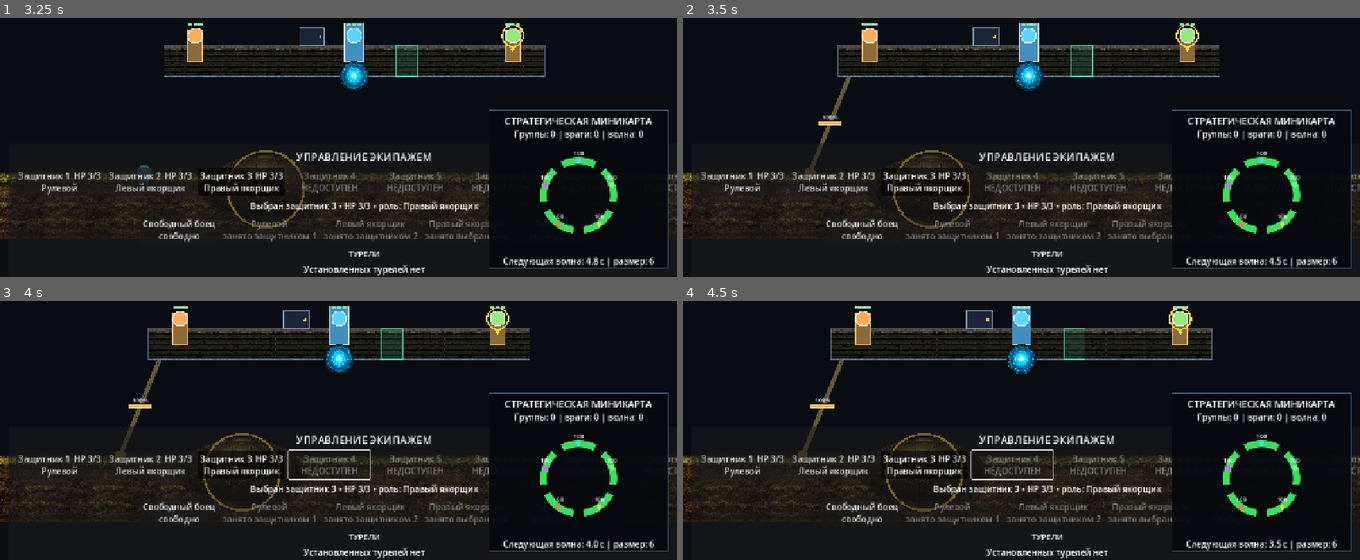
Above: before the commit, frames 1-4 (two rows, left to right).
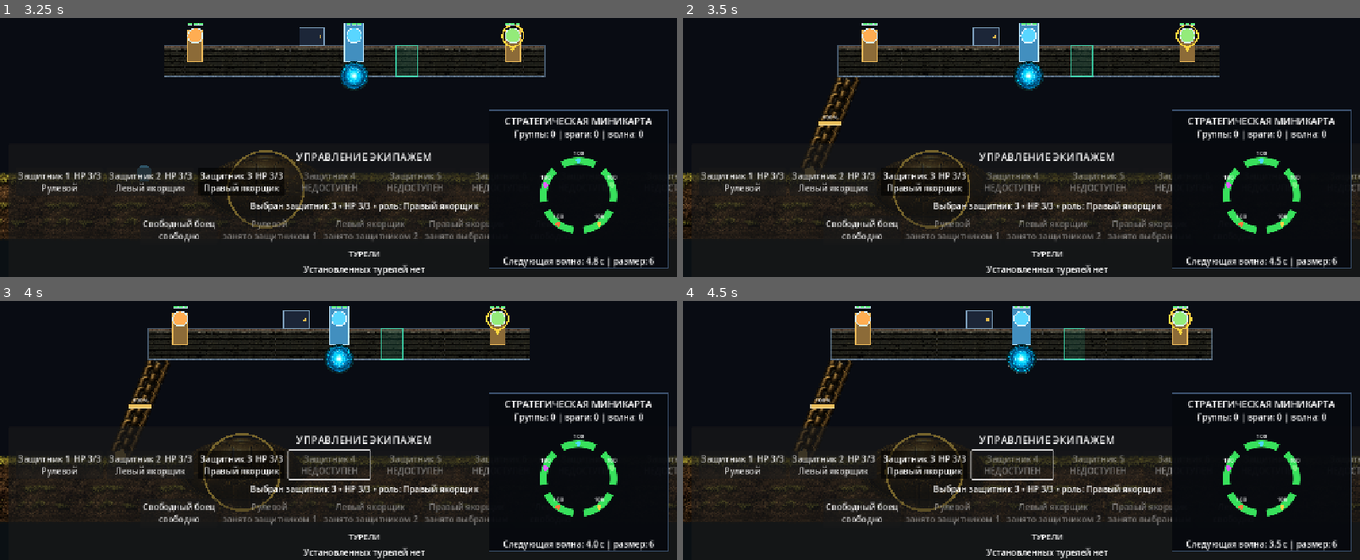
Above: after the commit, the same moments.

Repository: bageus/GloryProtect
Game: Godot game, scene res://scenes/game/game_root_with_flyers.tscn
The game is run twice, just before and just after one commit, with the same random seed, the same clock (stepped at 60 frames per second) and the same inputs.
Inputs (mouse positions are in pixels of both pictures, inside the frame that each line leads up to):
- Up to frame 1 (3.25 s): click "Защитник 1 HP 3/3 Рулевой" at 0.5 s; click "Защитник 2 HP 3/3 Левый якорщ…" at 1.25 s; tap Enter (ui_accept) at 2, 2.27 s; move the mouse to (487, 67) at 2.02 s; hold Right (ui_right) 2.03-2.75 s; tap 1 at 2.1 s; click (487, 67) at 2.17 s; drag from (203, 106) to (304, 163) at 2.77 s
- Up to frame 2 (3.5 s): no input
- Up to frame 3 (4 s): move the mouse to (outside the picture) at 3.52 s; hold Right (ui_right) from 3.53 s (still down); tap 3 at 3.6 s
- Up to frame 4 (4.5 s): release Right (ui_right) at 4.25 s; drag from (987, 446) to (818, 311) at 4.27 s

Frame 1 is identical in both runs. In frame 2, 0.5% of the frame differs, in the area x 17-26%, y 22-58%; in frame 3, 0.5%, in the area x 16-25%, y 22-58%; in frame 4, 0.5%.

Commit message:
Crop transparent padding from chain tile in game

Diff:
--- a/scripts/anchors/anchor_visual_controller.gd
+++ b/scripts/anchors/anchor_visual_controller.gd
@@ -8,6 +8,7 @@
 const CHAIN_LINK_SPACING: float = 23.0
 const CHAIN_BACKING_WIDTH: float = 7.0
 const CHAIN_BRIGHTEN_AMOUNT: float = 0.18
+const CHAIN_ALPHA_CROP_THRESHOLD: float = 0.08
 
 var _store: AnchorRuntimeStore
 var _geometry: AnchorGeometry
@@ -15,6 +16,14 @@
 var _is_operator_available: Callable
 var _is_simulation_active: Callable
 var _warning_elapsed: float = 0.0
+var _chain_source_rect: Rect2
+
+
+func _ready() -> void:
+	_chain_source_rect = _get_alpha_bounds(
+		CHAIN_TEXTURE,
+		CHAIN_ALPHA_CROP_THRESHOLD
+	)
 
 
 func configure(
@@ -152,7 +161,12 @@
 			+ direction * (step * (float(index) + 0.5))
 		)
 		draw_set_transform(link_position, rotation, Vector2.ONE)
-		draw_texture_rect(CHAIN_TEXTURE, link_rect, false, visible_tint)
+		draw_texture_rect_region(
+			CHAIN_TEXTURE,
+			link_rect,
+			_chain_source_rect,
+			visible_tint
+		)
 
 	draw_set_transform(Vector2.ZERO, 0.0, Vector2.ONE)
 
@@ -226,3 +240,36 @@
 		0.0,
 		1.0
 	)
+
+
+func _get_alpha_bounds(texture: Texture2D, threshold: float) -> Rect2:
+	var image: Image = texture.get_image()
+	if image == null or image.is_empty():
+		return Rect2(Vector2.ZERO, texture.get_size())
+
+	var width: int = image.get_width()
+	var height: int = image.get_height()
+	var min_x: int = width
+	var min_y: int = height
+	var max_x: int = -1
+	var max_y: int = -1
+
+	for y: int in range(height):
+		for x: int in range(width):
+			if image.get_pixel(x, y).a <= threshold:
+				continue
+			min_x = mini(min_x, x)
+			min_y = mini(min_y, y)
+			max_x = maxi(max_x, x)
+			max_y = maxi(max_y, y)
+
+	if max_x < min_x or max_y < min_y:
+		return Rect2(Vector2.ZERO, texture.get_size())
+
+	return Rect2(
+		Vector2(float(min_x), float(min_y)),
+		Vector2(
+			float(max_x - min_x + 1),
+			float(max_y - min_y + 1)
+		)
+	)
